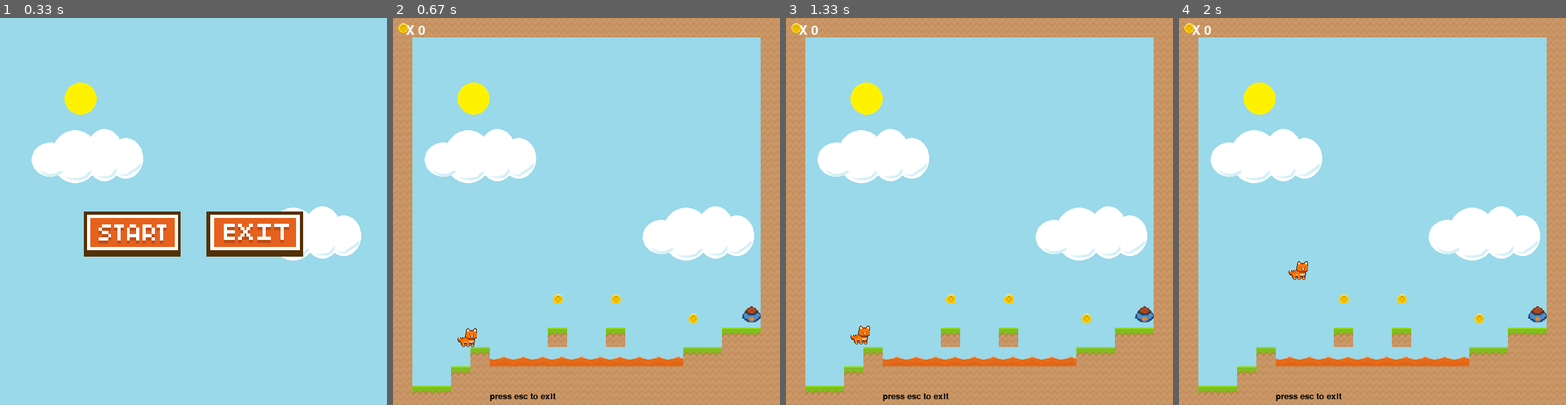
Above: before the commit, frames 1-4 (left to right).
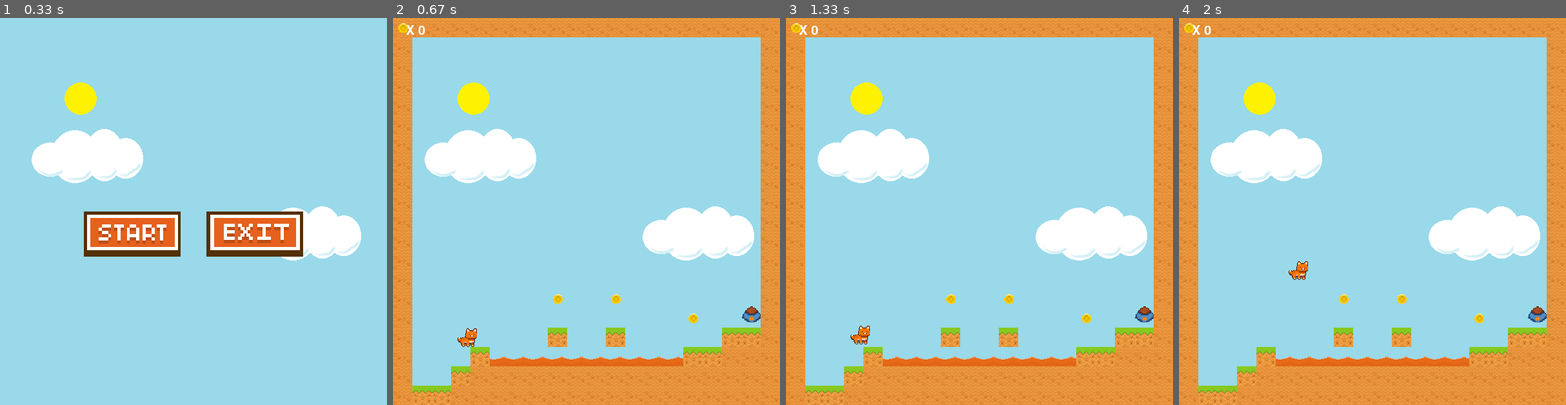
Above: after the commit, the same moments.

Repository: Veyouu/Platformer-Py-1
Game: pygame game, started from PyGame Test.py
Same seed, same stepped clock (60 frames per second), same inputs: the game is played once before the commit and once after it.
Inputs (mouse positions are in pixels of both pictures, inside the frame that each line leads up to):
- Up to frame 1 (0.33 s): no input
- Up to frame 2 (0.67 s): press the mouse at (524, 234) at 0.37 s; move the mouse to (563, 281) at 0.47 s; release the mouse at (598, 327) at 0.6 s
- Up to frame 3 (1.33 s): hold Right 0.67-1.13 s; move the mouse to (1018, 238) at 0.7 s; press the mouse at (987, 288) at 1.2 s; move the mouse to (1022, 223) at 1.3 s
- Up to frame 4 (2 s): release the mouse at (1453, 161) at 1.43 s; hold Right 1.5-1.97 s; move the mouse to (1295, 149) at 1.53 s; tap Space at 1.57, 1.87 s

Frame 1 is identical in both runs. In frame 2, 24% of the frame differs, in the area x 0-100%, y 0-100%; in frame 3, 24%; in frame 4, 24%.

Commit message:
New blocks, death animation

Diff:
--- a/Level_Editor.py
+++ b/Level_Editor.py
@@ -88,12 +88,12 @@
 					screen.blit(img, (col * tile_size, row * tile_size + (tile_size * 0.25)))
 				if world_data[row][col] == 4:
 					#horizontally moving platform
-					img = pygame.transform.scale(platform_x_img, (tile_size, tile_size // 2))
-					screen.blit(img, (col * tile_size, row * tile_size))
+					img = pygame.transform.scale(platform_x_img, (tile_size, tile_size))  # Changed to 50x50 for taller look
+					screen.blit(img, (col * tile_size, row * tile_size))  # Centered in tile
 				if world_data[row][col] == 5:
 					#vertically moving platform
-					img = pygame.transform.scale(platform_y_img, (tile_size, tile_size // 2))
-					screen.blit(img, (col * tile_size, row * tile_size))
+					img = pygame.transform.scale(platform_y_img, (tile_size, tile_size))  # Changed to 50x50 for taller look
+					screen.blit(img, (col * tile_size, row * tile_size))  # Centered in tile
 				if world_data[row][col] == 6:
 					#lava
 					img = pygame.transform.scale(lava_img, (tile_size, tile_size // 2))
--- a/PyGame Test.py
+++ b/PyGame Test.py
@@ -103,13 +103,11 @@
     def __init__(self, x, y):
         self.reset(x, y)
 
-
-
     def update(self, game_over):
         dx = 0
         dy = 0
         walk_cooldown = 5
-        col_thresh = 20
+        col_thresh = 25
 
         if game_over == 0:
             key = pygame.key.get_pressed()
@@ -151,7 +149,7 @@
                 self.vel_y = 10
             dy += self.vel_y
 
-        #check for collision
+            #check for collision
             self.in_air = True
             for tile in world.tile_list:
                 #check for collision in x direction
@@ -168,31 +166,30 @@
                         self.vel_y = 0
                         self.in_air = False
 
-        #check collision with enemies
+            #check collision with enemies
             if pygame.sprite.spritecollide(self, blob_group, False):
                 game_over = -1
+                self.vel_y = -15  # upward bounce on death
                 game_over_fx.play()
 
-
-        #check collision with lava
+            #check collision with lava
             if pygame.sprite.spritecollide(self, lava_group, False):
                 game_over = -1
+                self.vel_y = -15  # upward bounce on death
                 game_over_fx.play()
 
-
-        #check collision with exit
+            #check collision with exit
             if pygame.sprite.spritecollide(self, exit_group, False):
                 game_over = 1
 
-
-        #check for collision with platforms
+            #check for collision with platforms
             for platform in platform_group:
                 #collision in the x direction
                 if platform.rect.colliderect(self.rect.x + dx, self.rect.y, self.width, self.height):
                     dx = 0
                 #collision in the y direction
                 if platform.rect.colliderect(self.rect.x, self.rect.y + dy, self.width, self.height):
-                #check if below platform
+                    #check if below platform
                     if abs((self.rect.top + dy) - platform.rect.bottom) < col_thresh:
                         self.vel_y = 0
                         dy = platform.rect.bottom - self.rect.top
@@ -205,15 +202,20 @@
                     if platform.move_x != 0:
                         self.rect.x += platform.move_direction
 
-        #update player coordination
+            #update player coordination
             self.rect.x += dx
             self.rect.y += dy
 
         elif game_over == -1:
+            # Apply gravity for death animation
+            self.vel_y += 1
+            if self.vel_y > 10:
+                self.vel_y = 10
+            self.rect.y += self.vel_y
             self.image = self.dead_image
+            self.image = pygame.transform.flip(self.image, False, True)
             draw_text('GAME OVER!', font, blue, (screen_width // 2) - 200, screen_height // 2)
-            if self.rect.y > 200:
-                self.rect.y -= 5
+
         #draw player onto screen
         screen.blit(self.image, self.rect) #draw player
         #pygame.draw.rect(screen, (255, 255, 255), self.rect, 2)
@@ -231,7 +233,8 @@
             img_left = pygame.transform.flip(img_right, True, False)
             self.images_right.append(img_right)
             self.images_left.append(img_left)
-        self.dead_image = pygame.image.load('ghost.png')
+        self.dead_image = pygame.image.load('death.png')
+        self.dead_image = pygame.transform.scale(self.dead_image, (30, 30))
         self.image = self.images_right[self.index]
         self.rect = self.image.get_rect()
         self.rect.x = x
@@ -318,10 +321,11 @@
     def __init__(self, x, y, move_x, move_y):
         pygame.sprite.Sprite.__init__(self)
         img = pygame.image.load('platform.png')
-        self.image = pygame.transform.scale(img, (tile_size, tile_size // 2))
-        self.rect = self.image.get_rect()
-        self.rect.x = x
-        self.rect.y = y
+        self.image = pygame.transform.scale(img, (tile_size, tile_size))
+        self.rect = self.image.get_rect()
+        self.rect.x = x
+        self.rect.y = y
+        self.rect.height = tile_size  # Make it 30 tall instead of 15 (for better collision)
         self.move_counter = 0
         self.move_direction = 1
         self.move_x = move_x
@@ -382,6 +386,13 @@
 start_button = Button(screen_width // 2 - start_img.get_width() - 20, screen_height // 2, start_img)
 exit_button = Button(screen_width // 2 + 20, screen_height // 2, exit_btn)
 exit_button_paused = Button(225, screen_height // 2, exit_btn)
+
+#Pause button
+pause_img = font_pause.render('PAUSE', True, 'black')
+pause_button = Button(10, 10, pause_img)
+
+
+
 
 pause = False
 run = True
@@ -405,7 +416,7 @@
 
         else:
             world.draw()
-            draw_text('press esc to exit', font_pause, 'black', 150, 580)
+
 
             if game_over == 0:
                 blob_group.update()
Binary file added: death.png
Binary file changed: dirt.png
Binary file changed: grass.png
Binary file changed: platform.png
Binary file changed: platform_x.png
Binary file changed: platform_y.png
